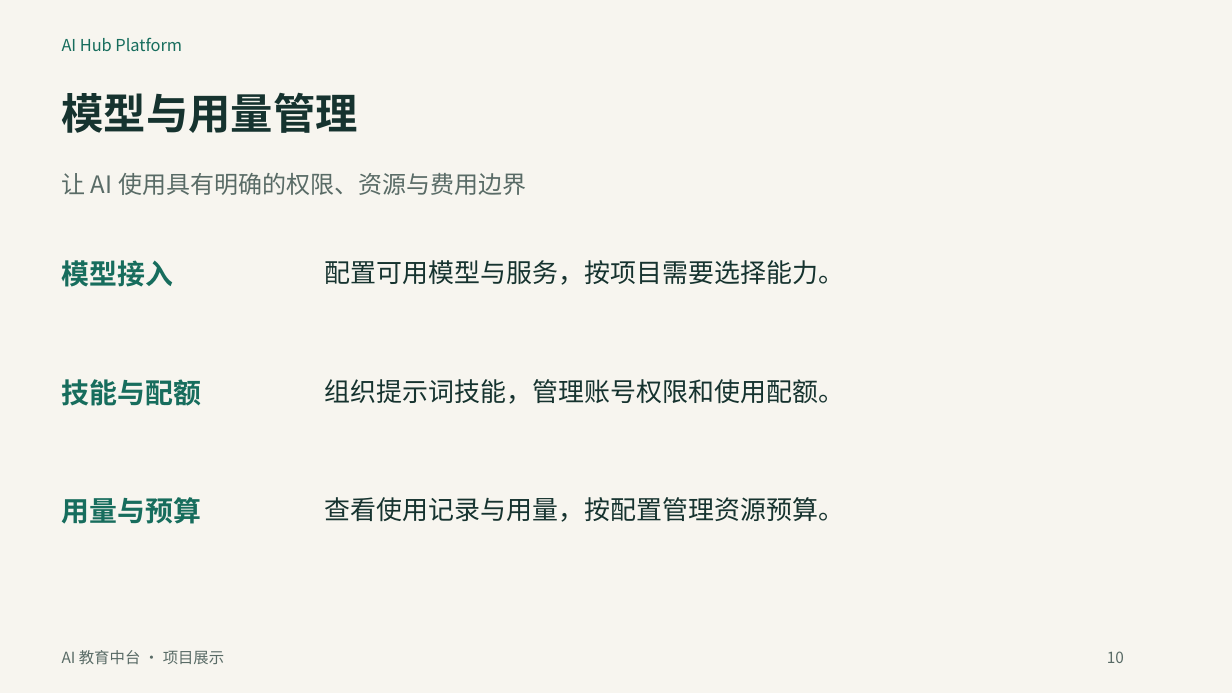
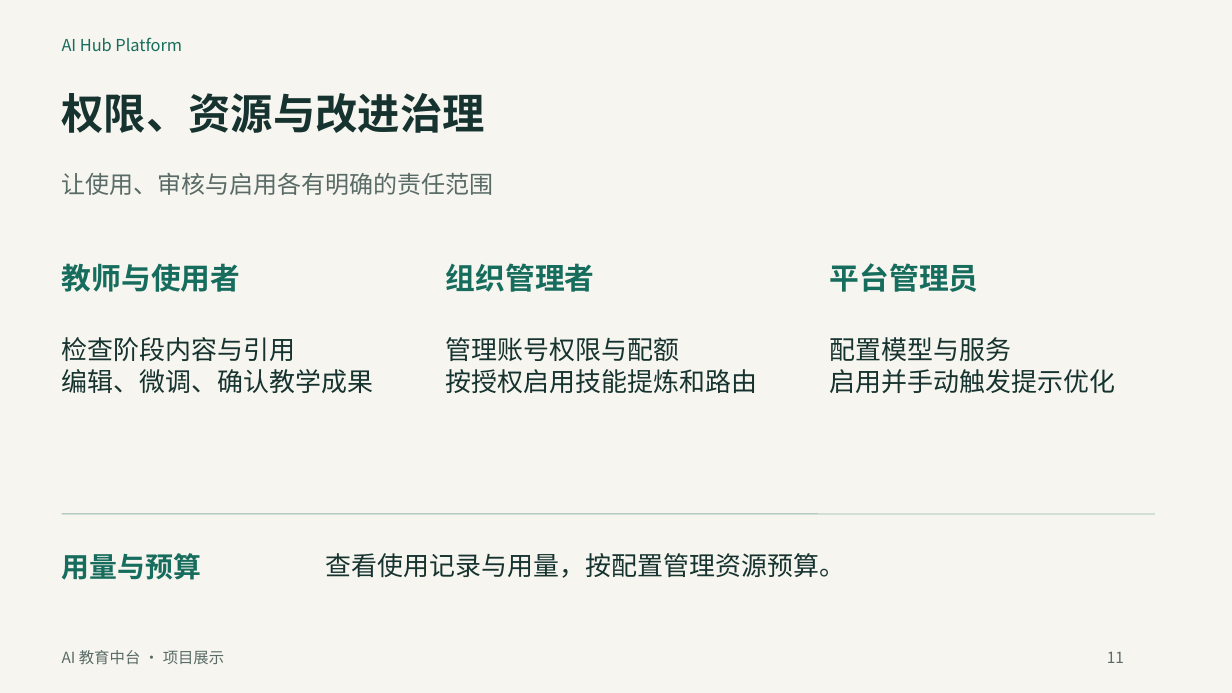
Before and after one commit to throwOctober/ai-hub-platform-showcase, a slide deck: slide 11 of project-overview.pptx (slide 10 before the commit). Drawn at 1232x693 pixels with LibreOffice and Linux fonts; fonts in the diff are those of the drawing. Boxes give left, top, right and bottom in pixels: in the first picture for what was removed or moved away, otherwise in the second. Text is boxed around its words. In the diff, an @@ line names an element or a change of style, - is before the commit and + after.

```diff
--- a/project-overview.pptx
+++ b/project-overview.pptx
@@ text at box(62, 93, 485, 133): text changed @@
-模型与用量管理
+权限、资源与改进治理
@@ text at box(62, 173, 494, 195): text changed @@
-让 AI 使用具有明确的权限、资源与费用边界
+让使用、审核与启用各有明确的责任范围
@@ text removed at box(62, 260, 173, 287) @@
-模型接入
@@ text added at box(62, 263, 241, 292), 23.2 pt, text #176D5D, bold @@
+教师与使用者
@@ text removed at box(324, 260, 844, 285) @@
-配置可用模型与服务，按项目需要选择能力。
@@ text added at box(446, 263, 595, 292), 23.2 pt, text #176D5D, bold @@
+组织管理者
@@ text added at box(830, 263, 979, 292), 23.2 pt, text #176D5D, bold @@
+平台管理员
@@ text added at box(62, 337, 374, 393), 20.2 pt, text #16332F @@
+检查阶段内容与引用
+编辑、微调、确认教学成果
@@ text added at box(446, 337, 758, 393), 20.2 pt, text #16332F @@
+管理账号权限与配额
+按授权启用技能提炼和路由
@@ text added at box(830, 337, 1116, 393), 20.2 pt, text #16332F @@
+配置模型与服务
+启用并手动触发提示优化
@@ text removed at box(62, 379, 201, 406) @@
-技能与配额
@@ text removed at box(324, 379, 844, 404) @@
-组织提示词技能，管理账号权限和使用配额。
@@ line added from (62, 514) to (1155, 514), #91B7A9 0.75 pt @@
@@ text "用量与预算": place and size @@
-text "用量与预算" at box(62, 497, 201, 524)
+text "用量与预算" at box(62, 553, 201, 580)
@@ text "查看使用记录与用量，按配置管理资源预算。": place and size @@
-text "查看使用记录与用量，按配置管理资源预算。" at box(324, 497, 844, 522)
+text "查看使用记录与用量，按配置管理资源预算。" at box(325, 553, 845, 578)
@@ text at box(1107, 651, 1124, 663): text changed @@
-10
+11
```
Also in this commit, not shown: 4 other slides changed, 7 slides added, 7 slides removed, 3 other files.
